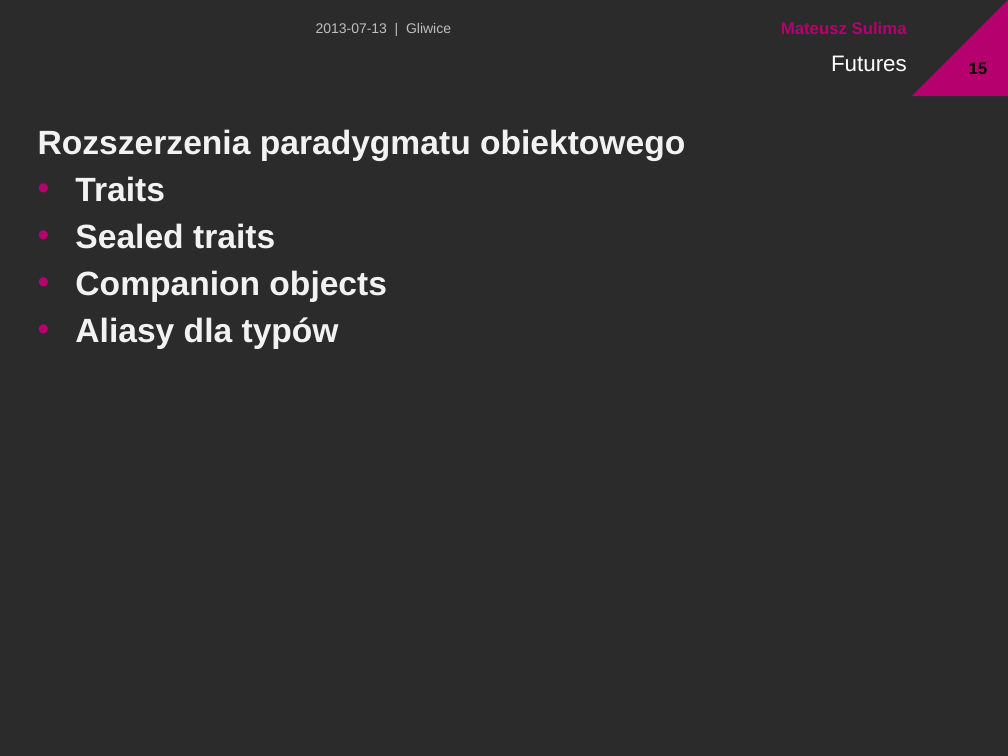
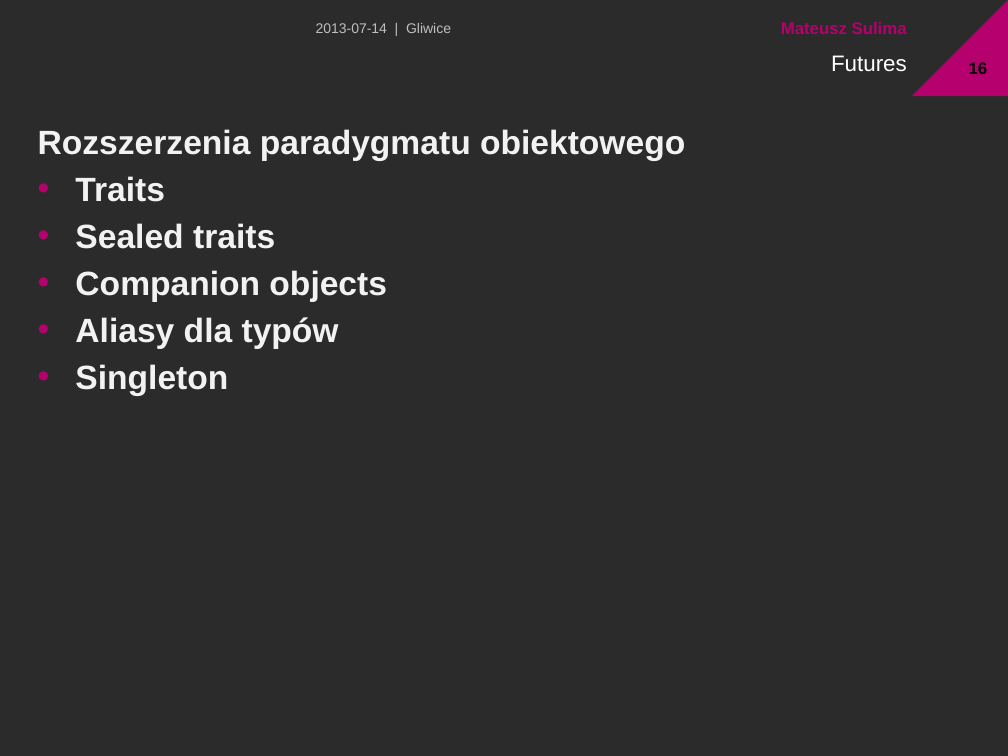
Before and after one commit to msulima/scala-sugar, a slide deck: slide 16 of Presentation.pptx (slide 15 before the commit). Drawn at 1008x756 pixels with LibreOffice and Linux fonts; fonts in the diff are those of the drawing; background and template pictures are left out; a plain dark background stands for a picture behind light text. Boxes give left, top, right and bottom in pixels: in the first picture for what was removed or moved away, otherwise in the second. Text is boxed around its words. In the diff, an @@ line names an element or a change of style, - is before the commit and + after.

```diff
--- a/Presentation.pptx
+++ b/Presentation.pptx
@@ text at [316,23,451,33]: text changed @@
-2013-07-13 | Gliwice
+2013-07-14 | Gliwice
@@ text at [75,364,228,396]: paragraph added @@
+• Singleton
```
Also in this commit, not shown: 19 other slides changed, 2 slides added, 3 other files.
